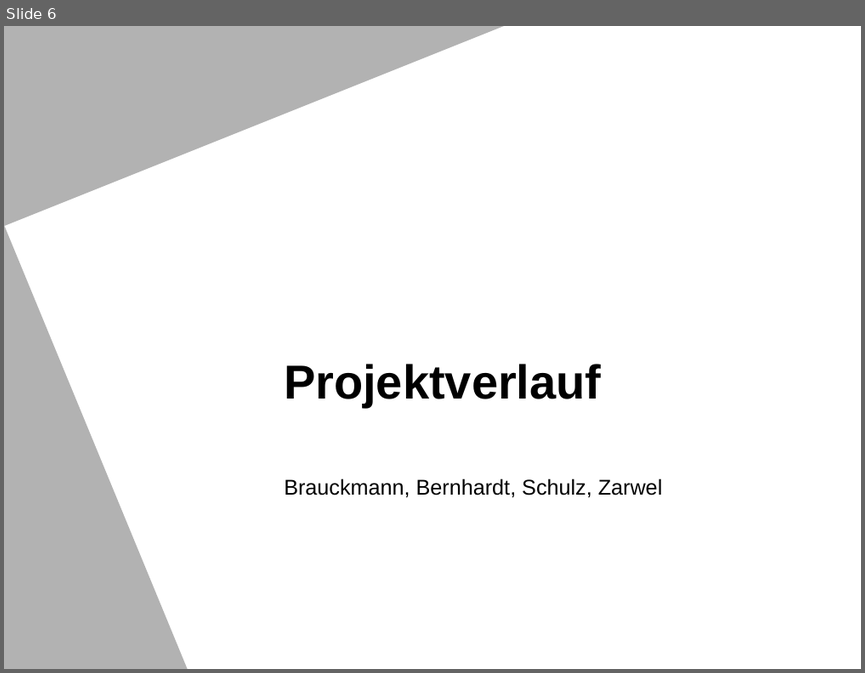
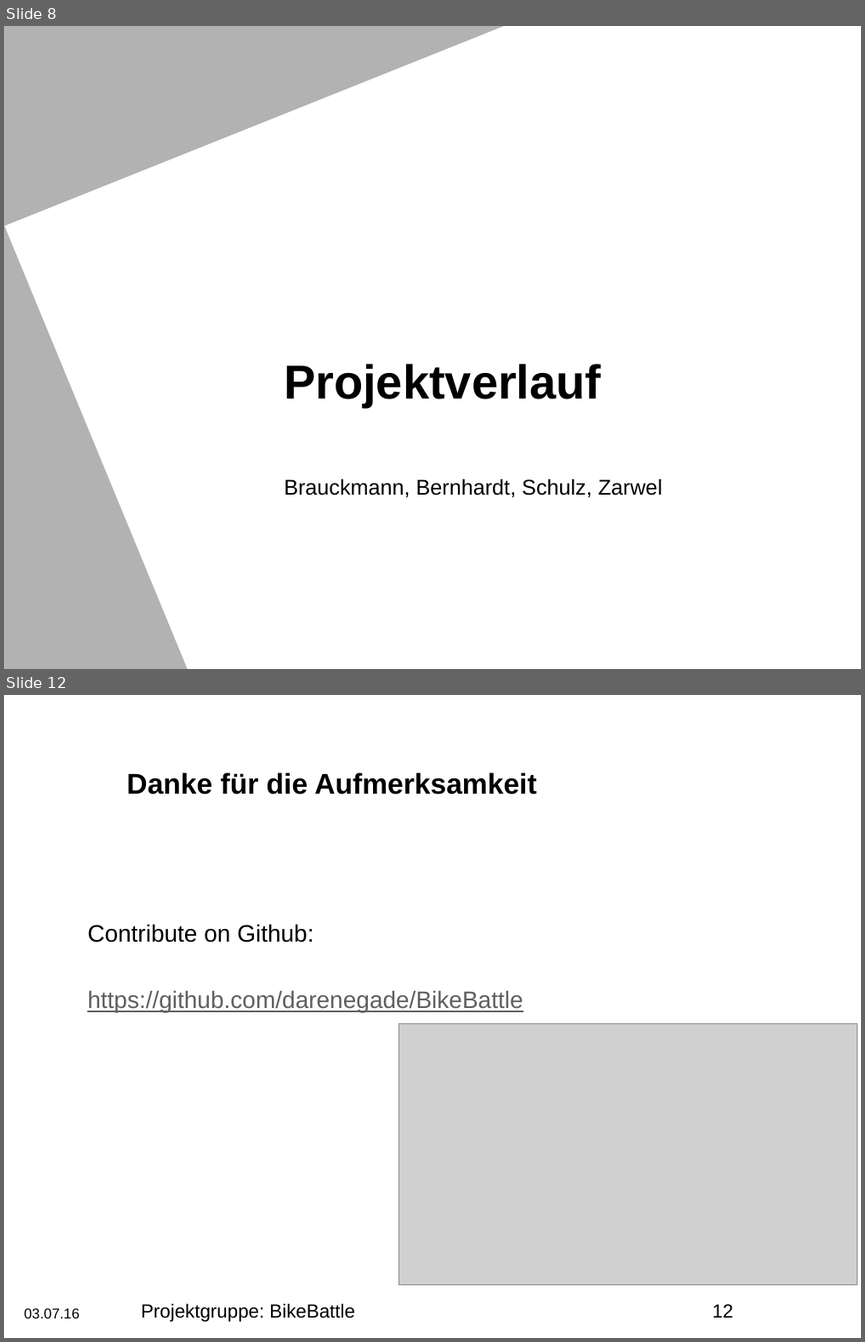
Before and after one commit to darenegade/BikeBattle, a slide deck: Abschlusspraesentation_bikebattle.pptm. Shown one above the other, each under a label of ours: slide 6 before the commit, slides 8 and 12 after it; the slides between them are not shown. The pictures are 865x673 and 865x1342 pixels, drawn with LibreOffice and Linux fonts; fonts in the diff are those of the drawing; grey boxes stand for pictures; background and template pictures are left out. Boxes give left, top, right and bottom in pixels: in the first picture for what was removed or moved away, otherwise in the second. Text is boxed around its words. In the diff, an @@ line names an element or a change of style, - is before the commit and + after.

```diff
--- a/Abschlusspraesentation_bikebattle.pptm
+++ b/Abschlusspraesentation_bikebattle.pptm
@@ slide 12 added at [4,695,861,1338], background #FFFFFF @@
@@ title added at [126,772,536,794], 24 pt, text #000000, bold @@
+Danke für die Aufmerksamkeit
@@ text added at [87,924,522,1012], 20 pt, text #5F5F5F, underline @@
+Contribute on Github:
+https://github.com/darenegade/BikeBattle
@@ picture added at [399,1024,857,1285] @@
@@ text added at [141,1303,355,1321], 16 pt, text #000000 @@
+Projektgruppe: BikeBattle
@@ page number added at [712,1304,733,1317], 16 pt, text #000000 @@
+12
@@ text added at [24,1308,80,1318], 12 pt, text #000000 @@
+03.07.16
@@ what was slide 6 is now slide 8 @@
```
Also in this commit, not shown: 6 slides changed, 3 other slides added.
